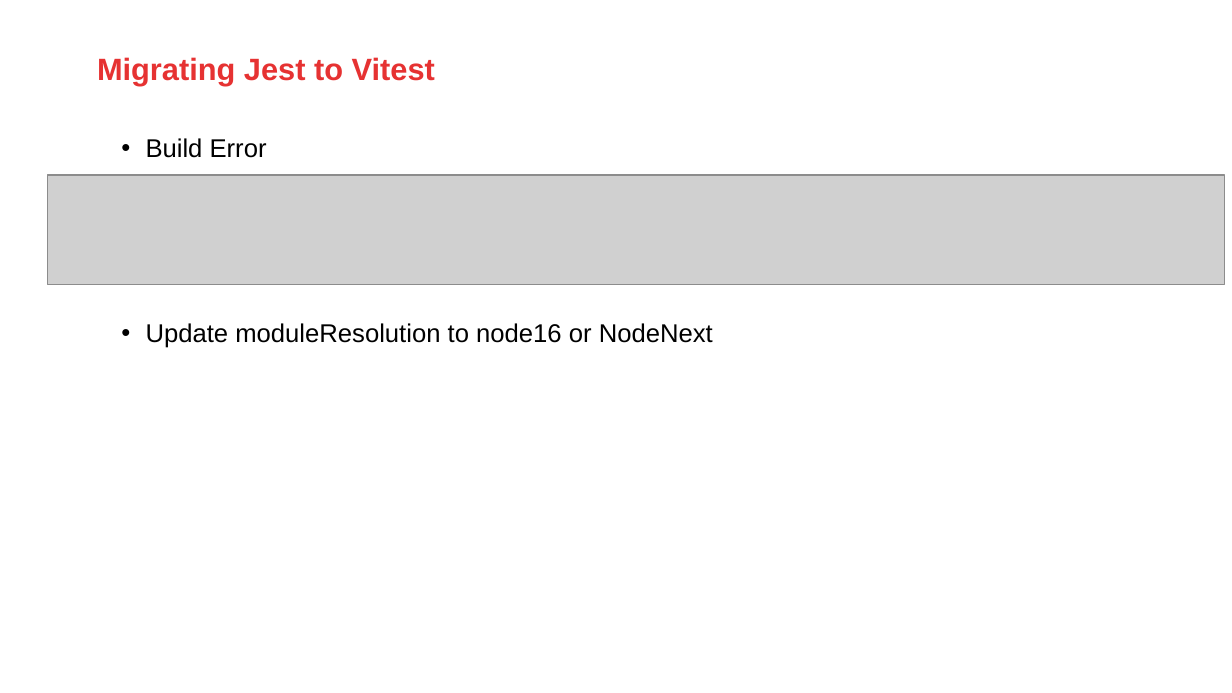
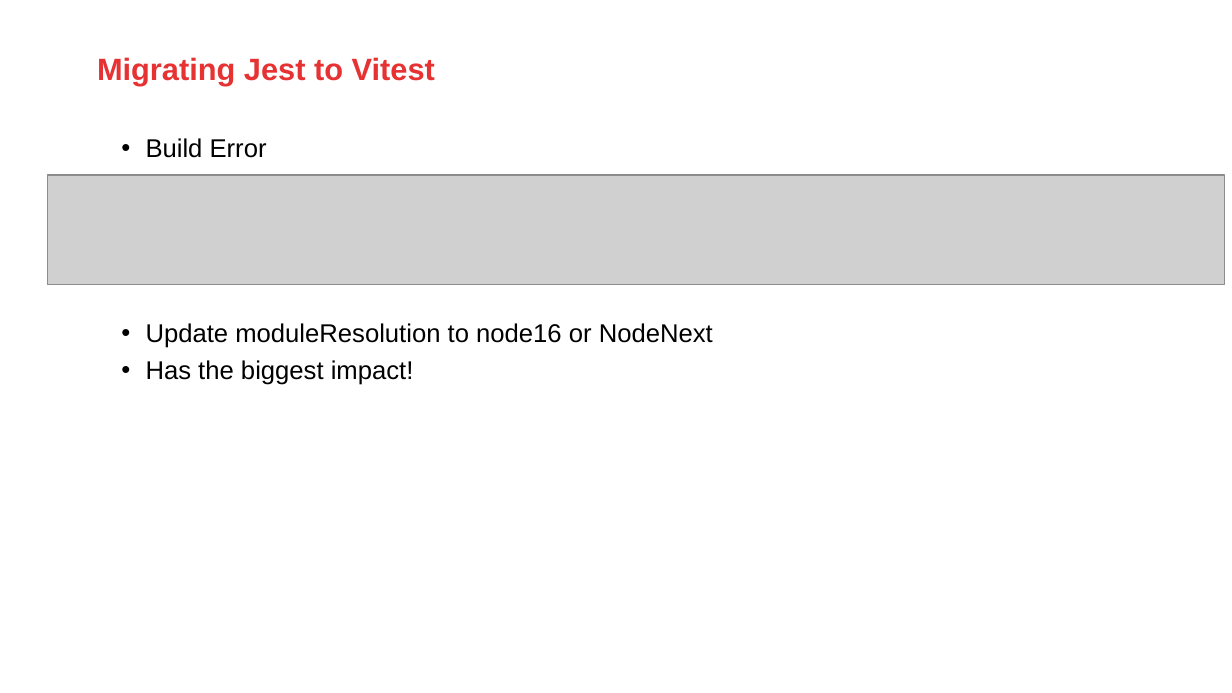
Before and after one commit to AMISConclusion/sig-typescript-unit-testing, a slide deck: slide 14 of typescript_unit_testing_with_vitest.pptx. Drawn at 1232x693 pixels with LibreOffice and Linux fonts; fonts in the diff are those of the drawing; grey boxes stand for pictures; background and template pictures are left out. Boxes give left, top, right and bottom in pixels: in the first picture for what was removed or moved away, otherwise in the second. Text is boxed around its words. In the diff, an @@ line names an element or a change of style, - is before the commit and + after.

```diff
--- a/typescript_unit_testing_with_vitest.pptx
+++ b/typescript_unit_testing_with_vitest.pptx
@@ text at (146, 360, 414, 385): paragraph added @@
+  • Has the biggest impact!
```
Also in this commit, not shown: 3 other slides changed.
